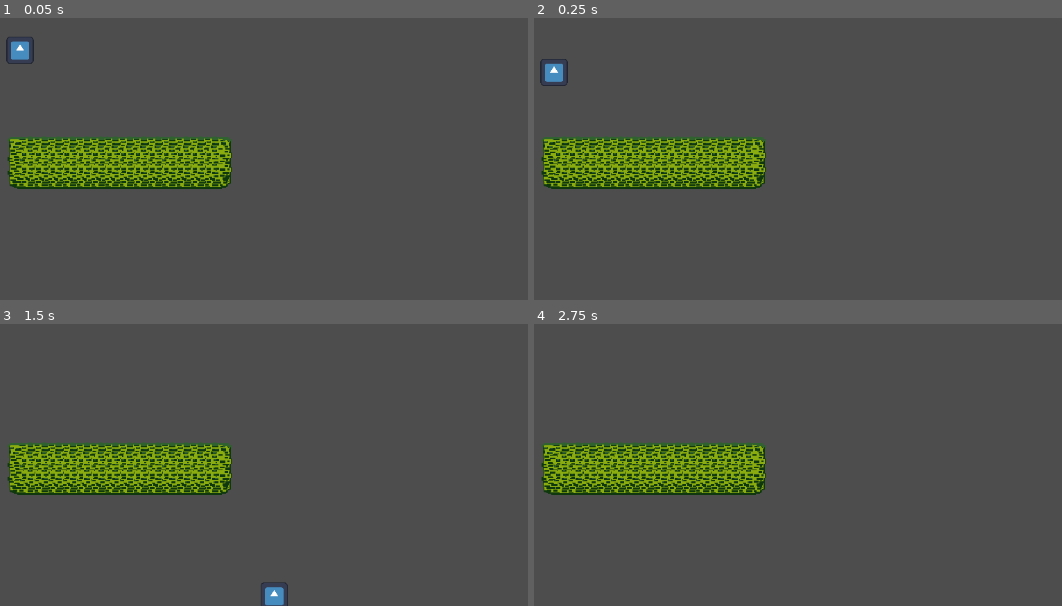
Above: before the commit, frames 1-4 (two rows, left to right).
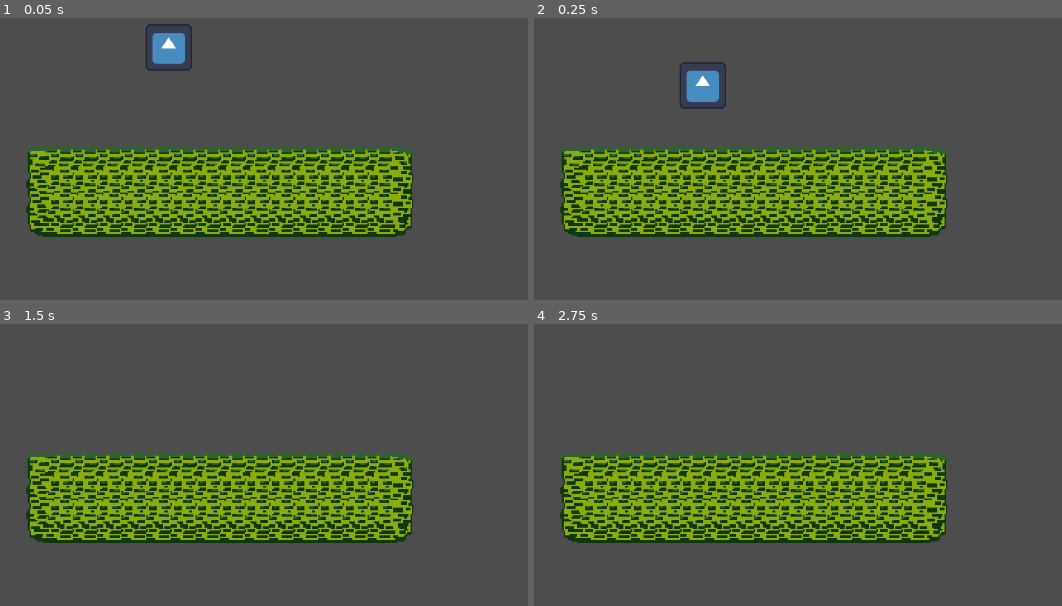
Above: after the commit, the same moments.

Repository: CBurgess97/godot-platformer
Game: Godot game, scene res://Game.tscn
The game is run twice, just before and just after one commit, with the same random seed, the same clock (stepped at 60 frames per second) and the same inputs. This scene is started directly instead of the project's main scene. The engine's default icon, where the game draws it, is replaced by a stand-in: a white triangle on a blue panel in a dark square.
Inputs:
- Up to frame 1 (0.05 s): no input
- Up to frame 2 (0.25 s): no input
- Up to frame 3 (1.5 s): hold Right (ui_right) 0.53-1.28 s; hold Left (ui_left) from 1.28 s (still down)
- Up to frame 4 (2.75 s): tap Enter at 2 s; release Left (ui_left) at 2.03 s; hold Right (ui_right) from 2.03 s (still down)

The runs differ from the first frame. In frame 1, 25% of the frame differs, in the area x 1-79%, y 2-78%; in frame 2, 25%, in the area x 1-79%, y 14-78%; in frame 3, 24%; in frame 4, 23%.

Commit message:
Fix Incorrect Tile Collider

Diff:
--- a/Game.tscn
+++ b/Game.tscn
@@ -7,10 +7,14 @@
 
 [node name="Player" parent="." instance=ExtResource("1_wbfu4")]
 texture_filter = 1
-position = Vector2(225, 286)
+position = Vector2(326, 328)
 
 [node name="TileMapLayer" type="TileMapLayer" parent="."]
 texture_filter = 1
 scale = Vector2(1.28, 1.28)
 tile_map_data = PackedByteArray("AAAZABcAAAAIAAAAAAAZABYAAAAFAAAAAAAZABUAAAAFAAAAAAAZABQAAAACAAAAAAAYABcAAAAHAAAAAAAYAB …(944 unchanged characters)…
 tile_set = ExtResource("2_xkndl")
+
+[node name="Camera2D" type="Camera2D" parent="."]
+position = Vector2(405, 353)
+zoom = Vector2(1.73, 1.73)
--- a/Player/player.tscn
+++ b/Player/player.tscn
@@ -8,7 +8,7 @@
 
 [sub_resource type="CapsuleShape2D" id="CapsuleShape2D_k53q1"]
 radius = 14.0
-height = 40.0
+height = 36.0
 
 [node name="Player" type="CharacterBody2D"]
 script = ExtResource("1_k53q1")
--- a/Resources/tiles.tres
+++ b/Resources/tiles.tres
@@ -14,7 +14,7 @@
 1:0/0 = 0
 1:0/0/terrain_set = 0
 1:0/0/terrain = 0
-1:0/0/physics_layer_0/polygon_0/points = PackedVector2Array(-8, -8, 8, -8, 8, 8, -8, 8)
+1:0/0/physics_layer_0/polygon_0/points = PackedVector2Array(-8, -4, 8, -4, 8, 8, -8, 8)
 1:0/0/terrains_peering_bit/right_side = 0
 1:0/0/terrains_peering_bit/bottom_right_corner = 0
 1:0/0/terrains_peering_bit/bottom_side = 0
